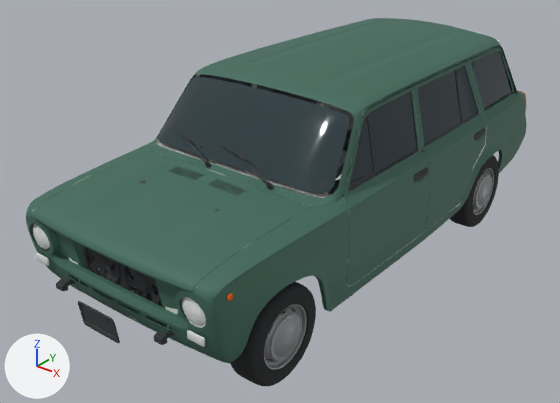
A saved change to the glTF model public/models/gtav/vaz2102.glb.
Rendered twice from a 50 mm lens placed at (3.01, -3.94, 2.2), pointed at (-0.16, 0.03, -0.26). The lights are fixed; the arrows at lower left show +X, +Y and +Z. The older version comes first. Where no turn or scale is listed for an object, it has been applied to the vertices. Vertices at exactly the same position are counted once.

The older version as bpy lines, for what is in view:
```python
me_paint = bpy.data.meshes.new('paint')
me_paint.from_pydata(...)  # 3603 vertices, 6044 faces; spans x -0.86..0.86, y -2.03..2.03, z -0.6..0.6
me_paint.materials.append(mat_car_paint)  # dark green #426c5d
me_reverse_lights = bpy.data.meshes.new('reverse_lights')
me_reverse_lights.from_pydata(...)  # 893 vertices, 600 faces; spans x -0.85..0.85, y -2.02..2.02, z -0.51..0.51
me_reverse_lights.materials.append(mat_reverselights)  # white #e5e7e2
me_wheel = bpy.data.meshes.new('wheel')
me_wheel.from_pydata(...)  # 3860 vertices, 6621 faces; spans x -0.36..0.36, y -1.0..1.0, z -1.0..1.0
# faces by material slot: [1796, 4825]
me_wheel.materials.append(mat_tyres)  # black #242729
me_wheel.materials.append(mat_wheel_rim)  # grey #959799
ob_chassisbody = bpy.data.objects.new('chassisbody', me_paint)
ob_chassisbody.location = (0.0, 0.322, 0.186)
ob_reverse_lights = bpy.data.objects.new('reverse_lights', me_reverse_lights)
ob_reverse_lights.location = (0.0, 0.337, 0.174)
ob_wheel_fl = bpy.data.objects.new('wheel_fl', me_wheel)
ob_wheel_fl.location = (0.731, -1.145, -0.35)
ob_wheel_fl.scale = (0.302, 0.302, 0.302)
# also in view: 'chassis_trim' at (0.0, 0.31, 0.1); 'wheel_rl' at (0.71, 1.4, -0.4); 'glass' at (0.0, 0.72, 0.48); 'headlights' at (0.0, -1.63, -0.04)
```
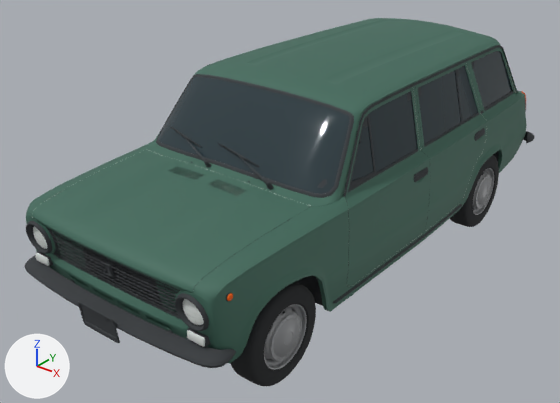
Where the newer file only moved an object's origin or applied its transform, the numbers keep the older frame.

Pixel boxes (x1, y1, x2, y2) of what changed, in the pictures (560 x 403 px):
```json
{"object": "interior", "change": "added", "after": [24, 45, 535, 368], "on screen": "mostly hidden"}
{"object": "reverse_lights", "change": "reshaped", "before": [32, 40, 513, 328], "after": [32, 54, 516, 286], "on screen": "mostly hidden afterwards"}
```

Edits to the scene script, one JSON object a line:
```json
{"block": "me_reverse_lights", "where": "# used by ob_reverse_lights; location = (0.0, 0.337, 0.174)"}
{"op": "remove", "block": "me_reverse_lights", "code": "me_reverse_lights.from_pydata(...)  # 893 vertices, 600 faces; spans x -0.85..0.85, y -2.02..2.02, z -0.51..0.51"}
{"op": "add", "block": "me_reverse_lights", "code": "me_reverse_lights.from_pydata(...)  # 5026 vertices, 7191 faces; spans x -0.85..0.85, y -2.02..2.02, z -0.5..0.52"}
{"block": "me_reverse_lights", "change": "me_reverse_lights part 1: 73 vertices moved within x -0.82..0.82, y -1.92..1.81, z -0.46..0.47; 278 vertices removed from x -0.83..0.83, y -2.01..2.0, z -0.51..0.51; 4347 vertices added at x -0.85..0.85, y -2.02..2.02, z -0.5..0.52"}
{"block": "me_reverse_lights", "change": "other edits to the shape of me_reverse_lights do not show in these pictures"}
{"op": "add", "block": "me_interior", "code": ["me_interior = bpy.data.meshes.new('interior')", "me_interior.from_pydata(...)  # 11782 vertices, 20027 faces; spans x -0.84..0.84, y -2.12..2.12, z -0.6..0.6", "me_interior.materials.append(mat_car_trim)  # dark grey #35383c"]}
{"op": "add", "block": "ob_interior", "code": ["ob_interior = bpy.data.objects.new('interior', me_interior)", "ob_interior.location = (0.0, 0.35, 0.143)"]}
```
